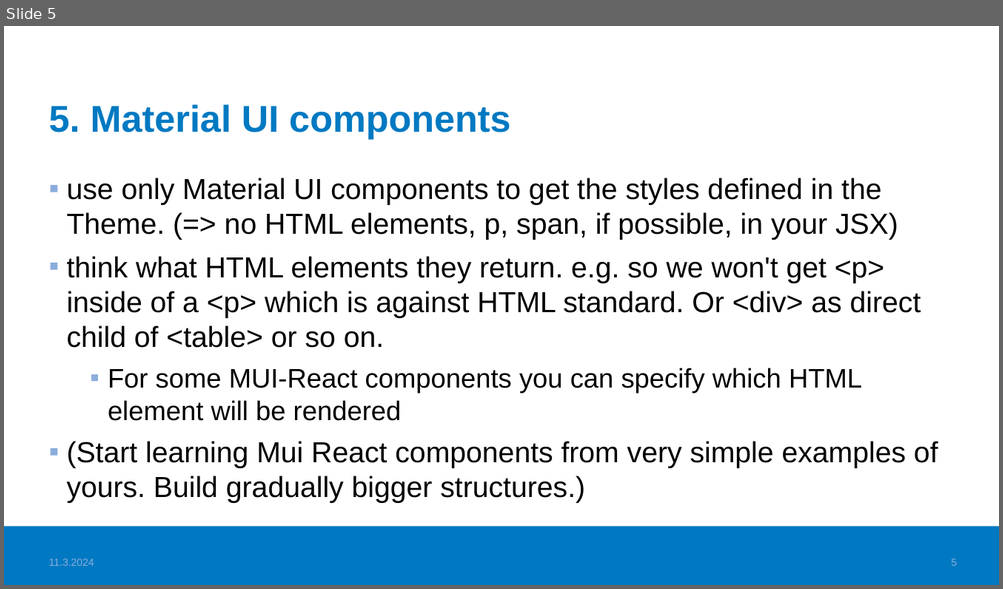
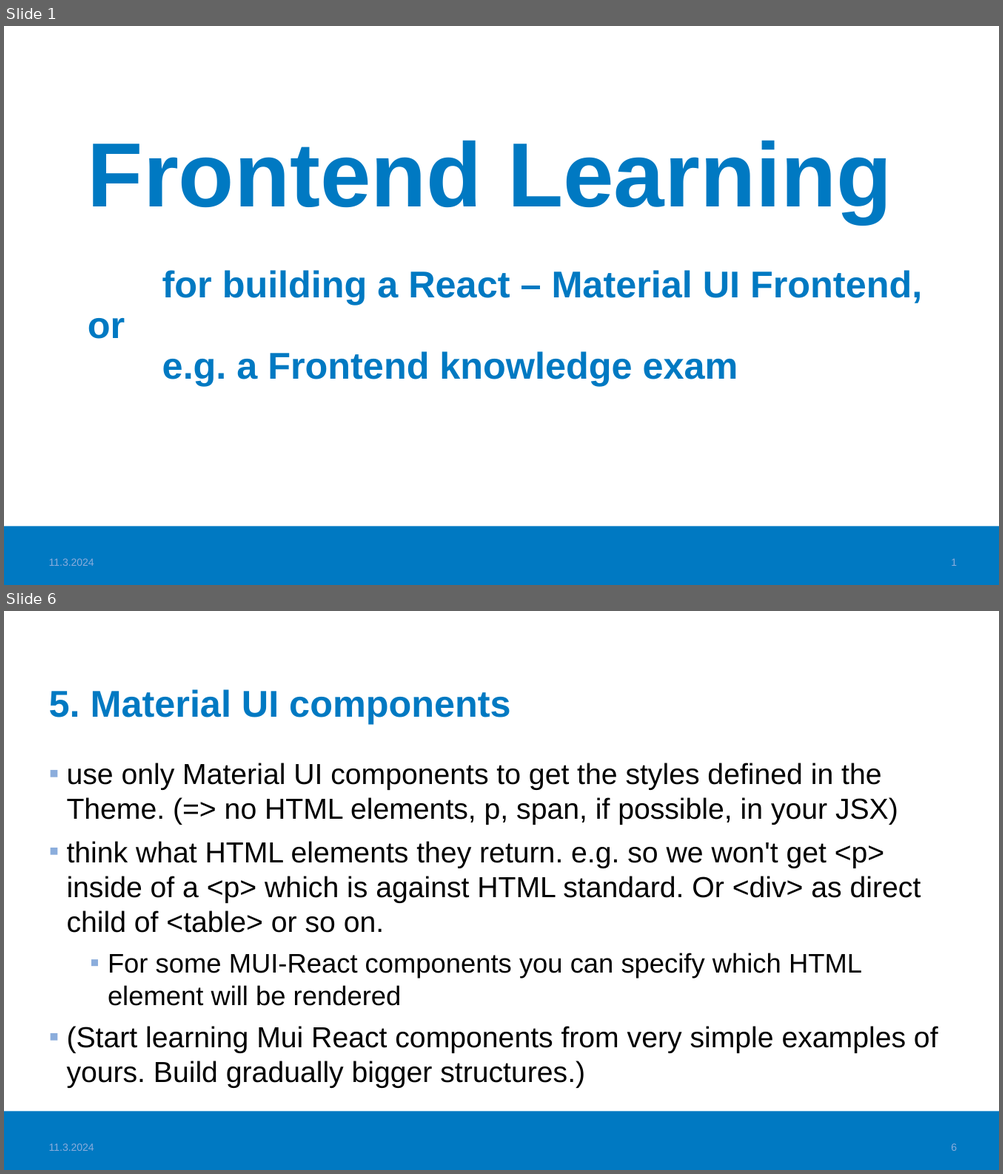
Before and after one commit to haagahelia/ohke-teknologiat, a slide deck: 05_frontend/Frontend_VideoTopics.pptx. Shown one above the other, each under a label of ours: slide 5 before the commit, slides 1 and 6 after it; the slides between them are not shown. The pictures are 1003x589 and 1003x1174 pixels, drawn with LibreOffice and Linux fonts; fonts in the diff are those of the drawing; background and template pictures are left out. Boxes give left, top, right and bottom in pixels: in the first picture for what was removed or moved away, otherwise in the second. Text is boxed around its words. In the diff, an @@ line names an element or a change of style, - is before the commit and + after.

Commit message:
Polishing Frontend learning material even more

```diff
--- a/05_frontend/Frontend_VideoTopics.pptx
+++ b/05_frontend/Frontend_VideoTopics.pptx
@@ slide 1 added at [4,26,999,585], background #FFFFFF; not listed: 1 template element that a slide beside it also shows @@
@@ title added at [88,140,922,386], 36 pt, text #0079C2, bold @@
+Frontend Learning
+for building a React – Material UI Frontend,
+or
+e.g. a Frontend knowledge exam
@@ text added at [49,559,94,566], 10 pt, text #8BADDC @@
+11.3.2024
@@ page number added at [950,559,956,566], 10 pt, text #8BADDC @@
+1
@@ what was slide 5 is now slide 6 @@
@@ page number at [950,1144,956,1151]: text changed @@
-5
+6
```
Also in this commit, not shown: 7 slides changed, 1 other file.
